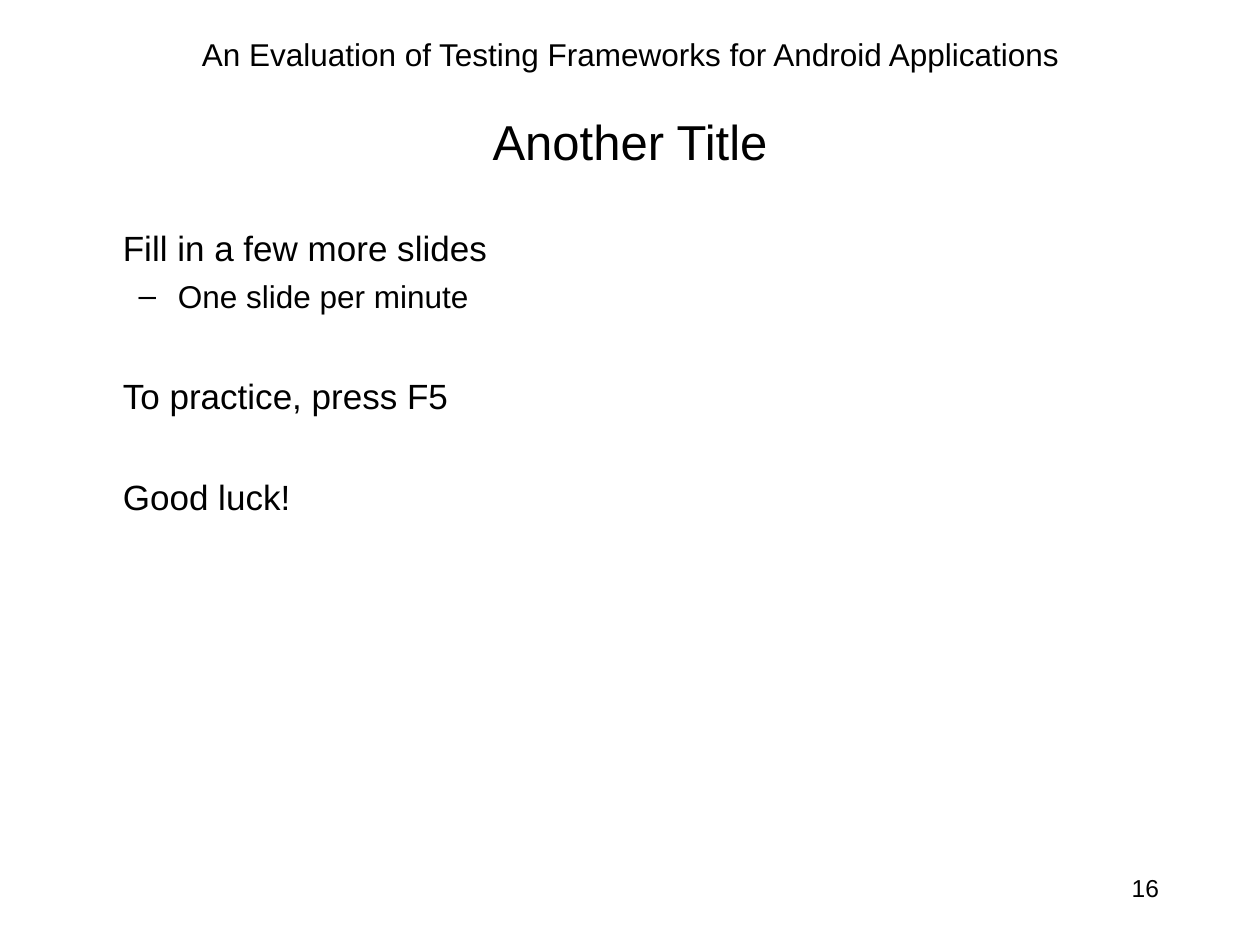
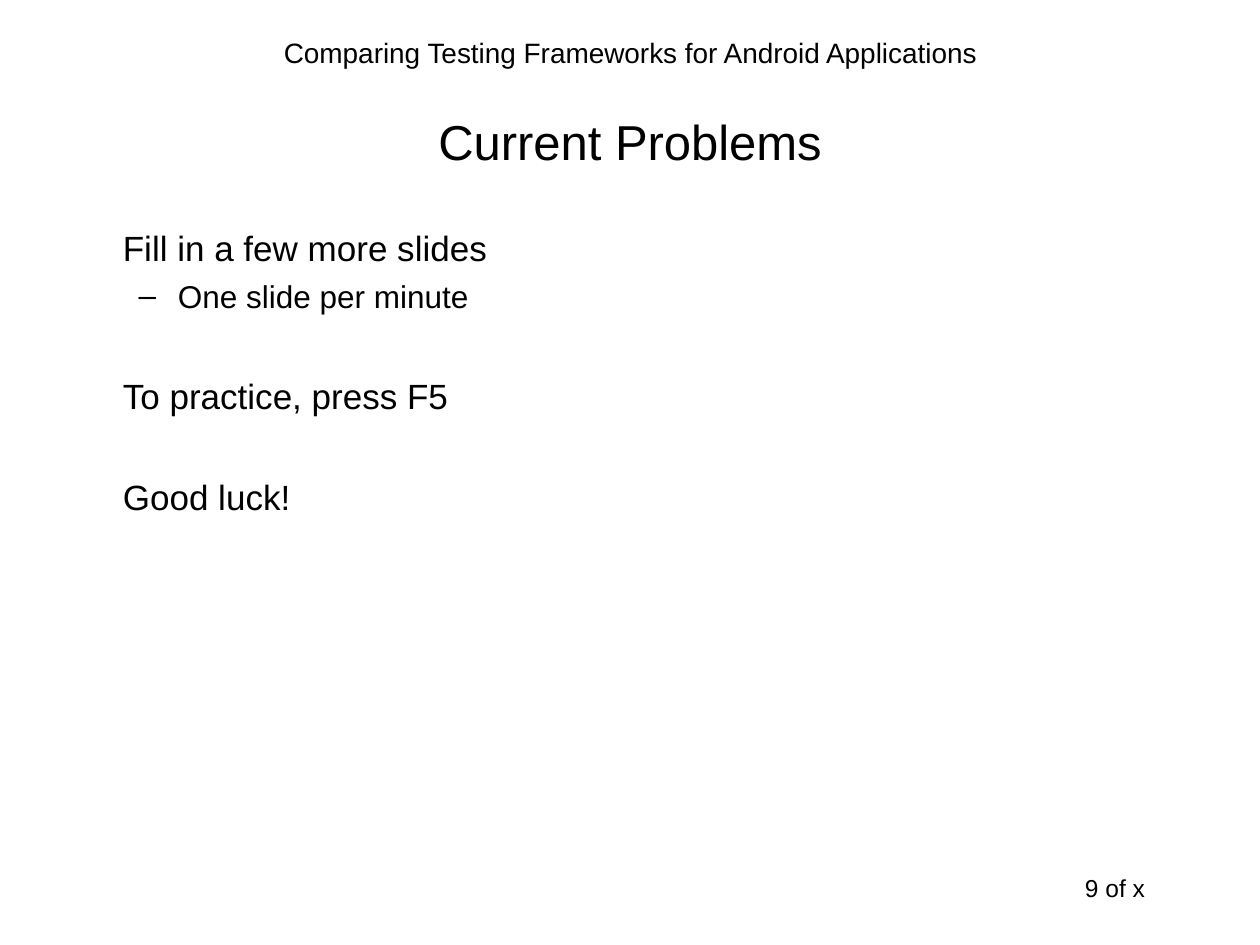
Before and after one commit to sahiljain/tpm, a slide deck: slide 9 of s44jain_tpm.ppt (slide 16 before the commit). Drawn at 1260x945 pixels with LibreOffice and Linux fonts; fonts in the diff are those of the drawing. Boxes give left, top, right and bottom in pixels: in the first picture for what was removed or moved away, otherwise in the second. Text is boxed around its words. In the diff, an @@ line names an element or a change of style, - is before the commit and + after.

```diff
--- a/s44jain_tpm.ppt
+++ b/s44jain_tpm.ppt
@@ text at bbox=[284, 42, 976, 68]: text changed; size 18 to 16 pt @@
-An Evaluation of Testing Frameworks for Android Applications
+Comparing Testing Frameworks for Android Applications
@@ title at bbox=[438, 124, 822, 161]: text changed @@
-Another Title
+Current Problems
@@ page number added at bbox=[1085, 879, 1145, 898], 14 pt, text #000000 @@
+9 of x
@@ page number removed at bbox=[1132, 880, 1159, 898] @@
-16
```
Also in this commit, not shown: 2 other slides changed, 13 slides added, 15 slides removed.
